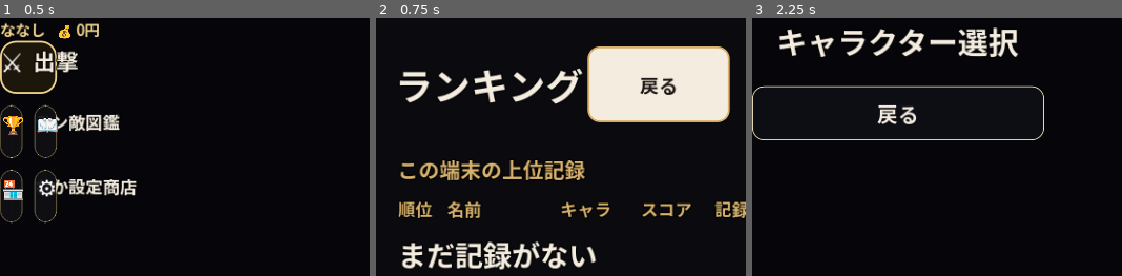
Above: before the commit, frames 1-3 (left to right).
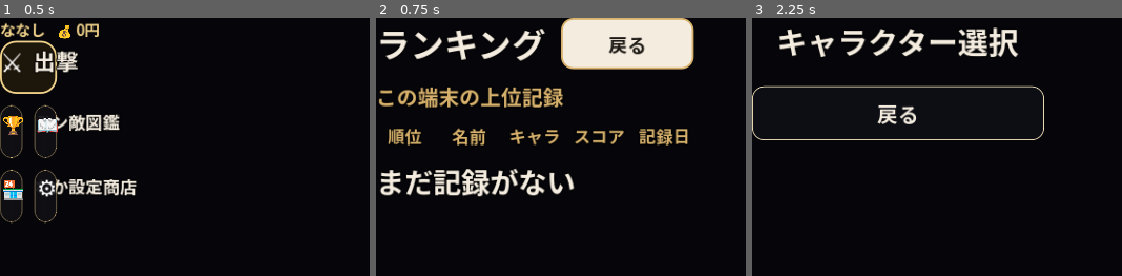
Above: after the commit, the same moments.

Repository: sudotti/inba-war
Game: Godot game, scene res://scenes/title.tscn
The game is run twice, just before and just after one commit, with the same random seed, the same clock (stepped at 60 frames per second) and the same inputs.
Inputs (mouse positions are in pixels of both pictures, inside the frame that each line leads up to):
- Up to frame 1 (0.5 s): no input
- Up to frame 2 (0.75 s): click (387, 131) at 0.5 s
- Up to frame 3 (2.25 s): click "戻る" at 1.25 s; click (781, 67) at 2 s

Frame 1 is identical in both runs. In frame 2, 31% of the frame differs, in the area x 0-100%, y 0-98%; in frame 3, nothing differs.

Commit message:
Responsive: ranking_screen with container layout and safe area

Diff:
--- a/scripts/ranking_screen.gd
+++ b/scripts/ranking_screen.gd
@@ -1,93 +1,133 @@
 extends Control
 
 const UiFont = preload("res://scripts/ui_font.gd")
+const SafeArea = preload("res://scripts/safe_area.gd")
 
 var _rows: VBoxContainer
-var _col_rank := 90.0
-var _col_name := 250.0
-var _col_char := 220.0
-var _col_score := 200.0
-var _col_date := 220.0
+var _main_margin: MarginContainer
 
 
 func _ready() -> void:
-	var view := get_viewport_rect().size
-	var total := view.x * 0.88
-	_col_rank = total * 0.08
-	_col_name = total * 0.30
-	_col_char = total * 0.20
-	_col_score = total * 0.18
-	_col_date = total * 0.24
-	UiFont.full_rect(self)
+	get_viewport().size_changed.connect(_on_resized)
+	_build()
+	_refresh()
+
+
+func _on_resized() -> void:
+	_build()
+	_refresh()
+
+
+func _build() -> void:
+	for child in get_children():
+		child.queue_free()
+
 	var background := ColorRect.new()
 	background.color = UiFont.NIGHT
+	background.anchors_preset = Control.PRESET_FULL_RECT
 	background.mouse_filter = Control.MOUSE_FILTER_IGNORE
-	UiFont.full_rect(background)
 	add_child(background)
 
+	_main_margin = MarginContainer.new()
+	_main_margin.anchors_preset = Control.PRESET_FULL_RECT
+	SafeArea.apply_safe_padding(_main_margin, get_viewport())
+	add_child(_main_margin)
+
+	var root := VBoxContainer.new()
+	root.alignment = BoxContainer.ALIGNMENT_CENTER
+	root.add_theme_constant_override("separation", 12)
+	_main_margin.add_child(root)
+
+	# Header
 	var header := HBoxContainer.new()
-	UiFont.place(header, 0.05, 0.035, 0.95, 0.13)
-	add_child(header)
-	var title := UiFont.label("ランキング", 40, UiFont.PAPER)
+	header.size_flags_horizontal = Control.SIZE_EXPAND_FILL
+	header.alignment = BoxContainer.ALIGNMENT_CENTER
+	header.add_theme_constant_override("separation", 16)
+	root.add_child(header)
+
+	var title := UiFont.label("ランキング", 36, UiFont.PAPER)
 	title.size_flags_horizontal = Control.SIZE_EXPAND_FILL
+	title.horizontal_alignment = HORIZONTAL_ALIGNMENT_CENTER
 	header.add_child(title)
+
 	var back := UiFont.button("戻る", 20)
-	back.custom_minimum_size = Vector2(150, 56)
+	back.custom_minimum_size = Vector2(140, 54)
 	back.pressed.connect(_back)
 	header.add_child(back)
 
+	# Content
 	var content := VBoxContainer.new()
 	content.add_theme_constant_override("separation", 12)
-	UiFont.place(content, 0.06, 0.17, 0.94, 0.93)
-	add_child(content)
+	content.size_flags_vertical = Control.SIZE_EXPAND_FILL
+	content.size_flags_horizontal = Control.SIZE_EXPAND_FILL
+	root.add_child(content)
+
 	content.add_child(UiFont.label("この端末の上位記録", 22, UiFont.BRASS))
+
 	var heading := HBoxContainer.new()
-	heading.add_theme_constant_override("separation", 16)
+	heading.add_theme_constant_override("separation", 8)
+	heading.alignment = BoxContainer.ALIGNMENT_CENTER
 	content.add_child(heading)
-	_add_heading(heading, "順位", _col_rank)
-	_add_heading(heading, "名前", _col_name)
-	_add_heading(heading, "キャラ", _col_char)
-	_add_heading(heading, "スコア", _col_score)
-	_add_heading(heading, "記録日", _col_date)
+
+	# Column widths as ratios - will be calculated in _refresh
+	_add_heading(heading, "順位")
+	_add_heading(heading, "名前")
+	_add_heading(heading, "キャラ")
+	_add_heading(heading, "スコア")
+	_add_heading(heading, "記録日")
+
 	_rows = VBoxContainer.new()
 	_rows.add_theme_constant_override("separation", 3)
 	_rows.size_flags_vertical = Control.SIZE_EXPAND_FILL
+	_rows.size_flags_horizontal = Control.SIZE_EXPAND_FILL
 	content.add_child(_rows)
-	_refresh()
 
 
-func _add_heading(row: HBoxContainer, text: String, width: float) -> void:
+func _add_heading(row: HBoxContainer, text: String) -> void:
 	var label := UiFont.label(text, 18, UiFont.BRASS)
-	label.custom_minimum_size.x = width
+	label.size_flags_horizontal = Control.SIZE_EXPAND_FILL
+	label.horizontal_alignment = HORIZONTAL_ALIGNMENT_CENTER
 	row.add_child(label)
 
 
 func _refresh() -> void:
 	var entries: Array = SaveStore.data.local_scores
+	for child in _rows.get_children():
+		_rows.remove_child(child)
+		child.free()
+
 	if entries.is_empty():
 		_rows.add_child(UiFont.label("まだ記録がない", 30, UiFont.PAPER))
 		return
+
 	for index in entries.size():
 		var entry: Dictionary = entries[index]
 		var row := HBoxContainer.new()
-		row.add_theme_constant_override("separation", 16)
+		row.add_theme_constant_override("separation", 8)
+		row.alignment = BoxContainer.ALIGNMENT_CENTER
 		row.custom_minimum_size.y = 54
+		row.size_flags_horizontal = Control.SIZE_EXPAND_FILL
+
 		var color := UiFont.YELLOW if index == 0 else UiFont.PAPER
-		_add_cell(row, "%02d" % (index + 1), _col_rank, color)
-		_add_cell(row, str(entry.get("name", "ななし")), _col_name, color)
-		_add_cell(row, str(entry.get("character", "")), _col_char, UiFont.CREAM)
-		_add_cell(row, "%d" % int(entry.get("score", 0)), _col_score, color)
-		_add_cell(row, _short_date(str(entry.get("date", ""))), _col_date, UiFont.CREAM)
+		_add_cell(row, "%02d" % (index + 1), color)
+		_add_cell(row, str(entry.get("name", "ななし")), color)
+		_add_cell(row, str(entry.get("character", "")), UiFont.CREAM)
+		_add_cell(row, "%d" % int(entry.get("score", 0)), color)
+		_add_cell(row, _short_date(str(entry.get("date", ""))), UiFont.CREAM)
+
 		_rows.add_child(row)
+
 		var rule := ColorRect.new()
 		rule.color = Color(1.0, 0.88, 0.66, 0.16)
 		rule.custom_minimum_size.y = 1
+		rule.size_flags_horizontal = Control.SIZE_EXPAND_FILL
 		_rows.add_child(rule)
 
 
-func _add_cell(row: HBoxContainer, text: String, width: float, color: Color) -> void:
-	var label := UiFont.label(text, 22, color)
-	label.custom_minimum_size.x = width
+func _add_cell(row: HBoxContainer, text: String, color: Color) -> void:
+	var label := UiFont.label(text, 20, color)
+	label.size_flags_horizontal = Control.SIZE_EXPAND_FILL
+	label.horizontal_alignment = HORIZONTAL_ALIGNMENT_CENTER
 	label.vertical_alignment = VERTICAL_ALIGNMENT_CENTER
 	row.add_child(label)
 
